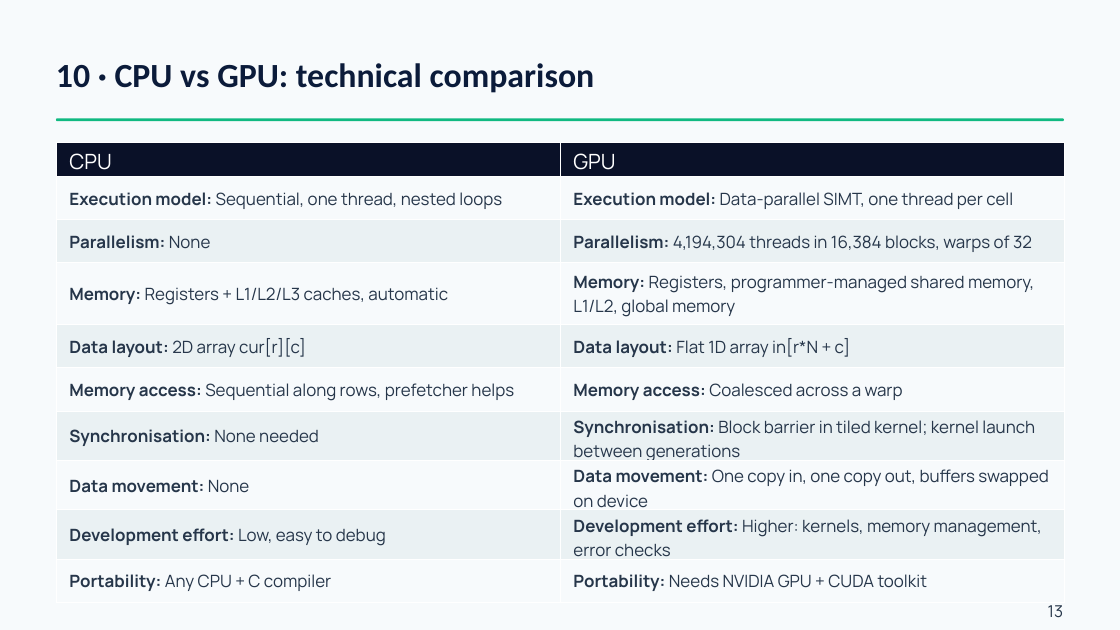
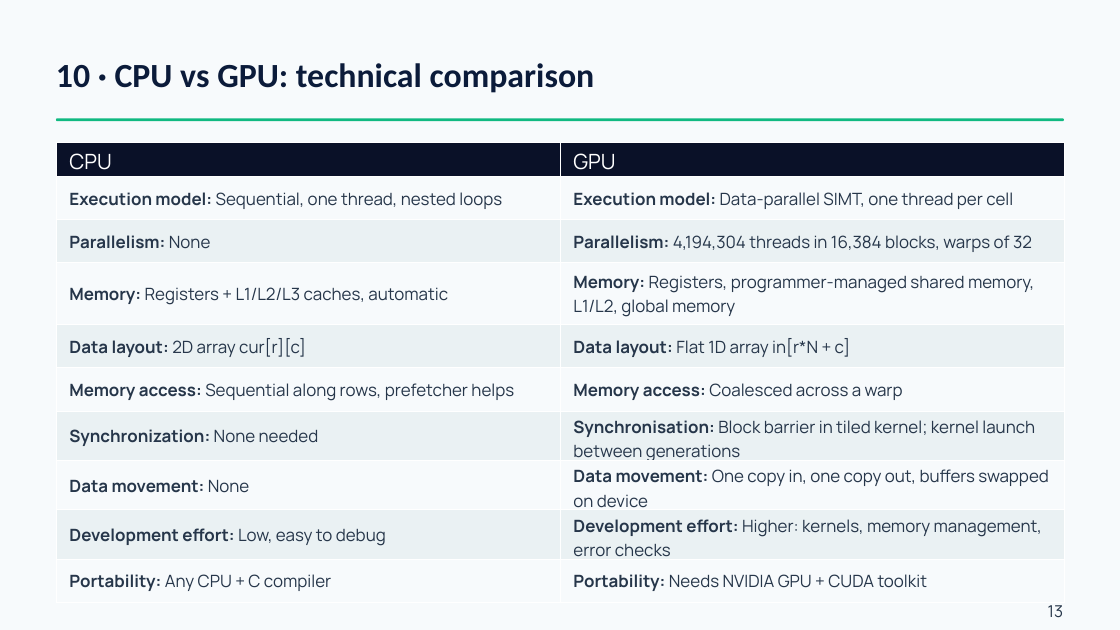
Before and after one commit to nisxl-s/conways-game-of-life-cpu-vs-gpu-implementation, a slide deck: slide 13 of presentation/Conways-Game-of-Life-CPU-vs-GPU-Presentation-Group-39.pptx. Drawn at 1120x630 pixels with LibreOffice and Linux fonts; fonts in the diff are those of the drawing. Boxes give left, top, right and bottom in pixels: in the first picture for what was removed or moved away, otherwise in the second. Text is boxed around its words. In the diff, an @@ line names an element or a change of style, - is before the commit and + after.

```diff
--- a/presentation/Conways-Game-of-Life-CPU-vs-GPU-Presentation-Group-39.pptx
+++ b/presentation/Conways-Game-of-Life-CPU-vs-GPU-Presentation-Group-39.pptx
@@ table at bbox=[56, 143, 1065, 600] @@
-row 7, column 1: Synchronisation: None needed
+row 7, column 1: Synchronization: None needed
```
Also in this commit, not shown: 8 other slides changed, 3 other files.
